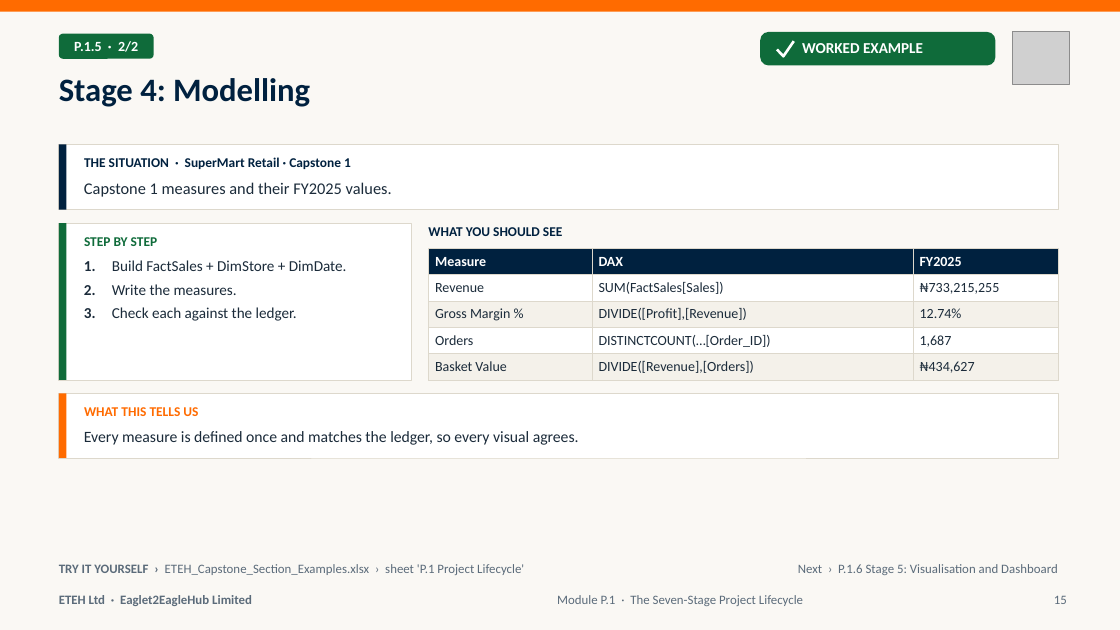
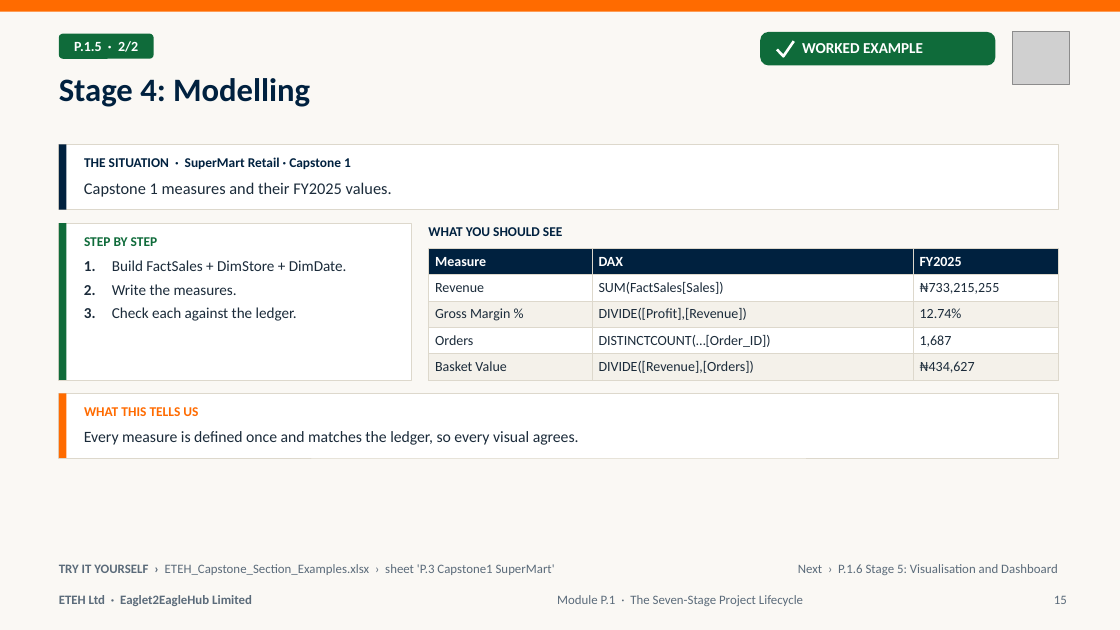
Before and after one commit to MaxiKen/ETEH, a slide deck: slide 15 of ETEH_Bootcamp_Pack/ETEH_Vol5_Capstone_Career_Slides.pptx. Drawn at 1120x630 pixels with LibreOffice and Linux fonts; fonts in the diff are those of the drawing; grey boxes stand for pictures. Boxes give left, top, right and bottom in pixels: in the first picture for what was removed or moved away, otherwise in the second. Text is boxed around its words. In the diff, an @@ line names an element or a change of style, - is before the commit and + after.

```diff
--- a/ETEH_Bootcamp_Pack/ETEH_Vol5_Capstone_Career_Slides.pptx
+++ b/ETEH_Bootcamp_Pack/ETEH_Vol5_Capstone_Career_Slides.pptx
@@ text at (59,564,555,575): text changed @@
-TRY IT YOURSELF › ETEH_Capstone_Section_Examples.xlsx › sheet 'P.1 Project Lifecycle'
+TRY IT YOURSELF › ETEH_Capstone_Section_Examples.xlsx › sheet 'P.3 Capstone1 SuperMart'
```
Also in this commit, not shown: 6 other slides changed, 30 other files.
